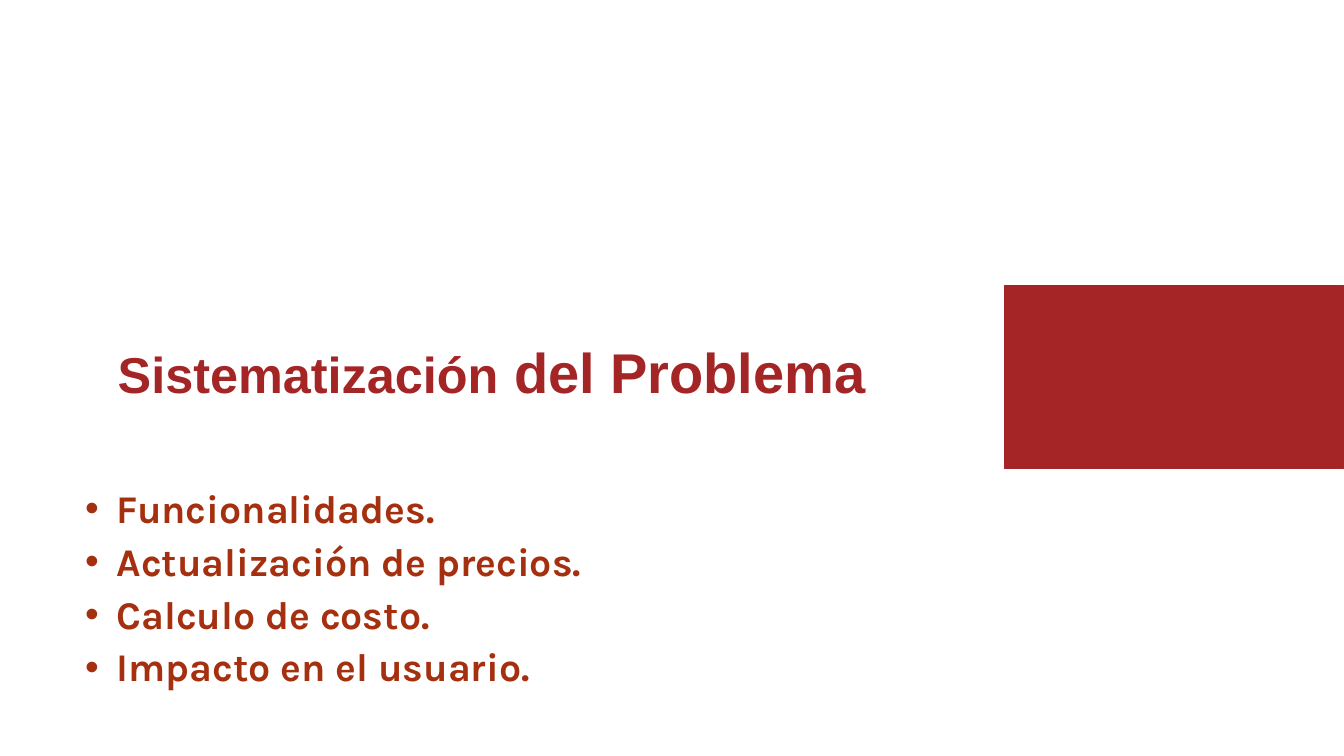
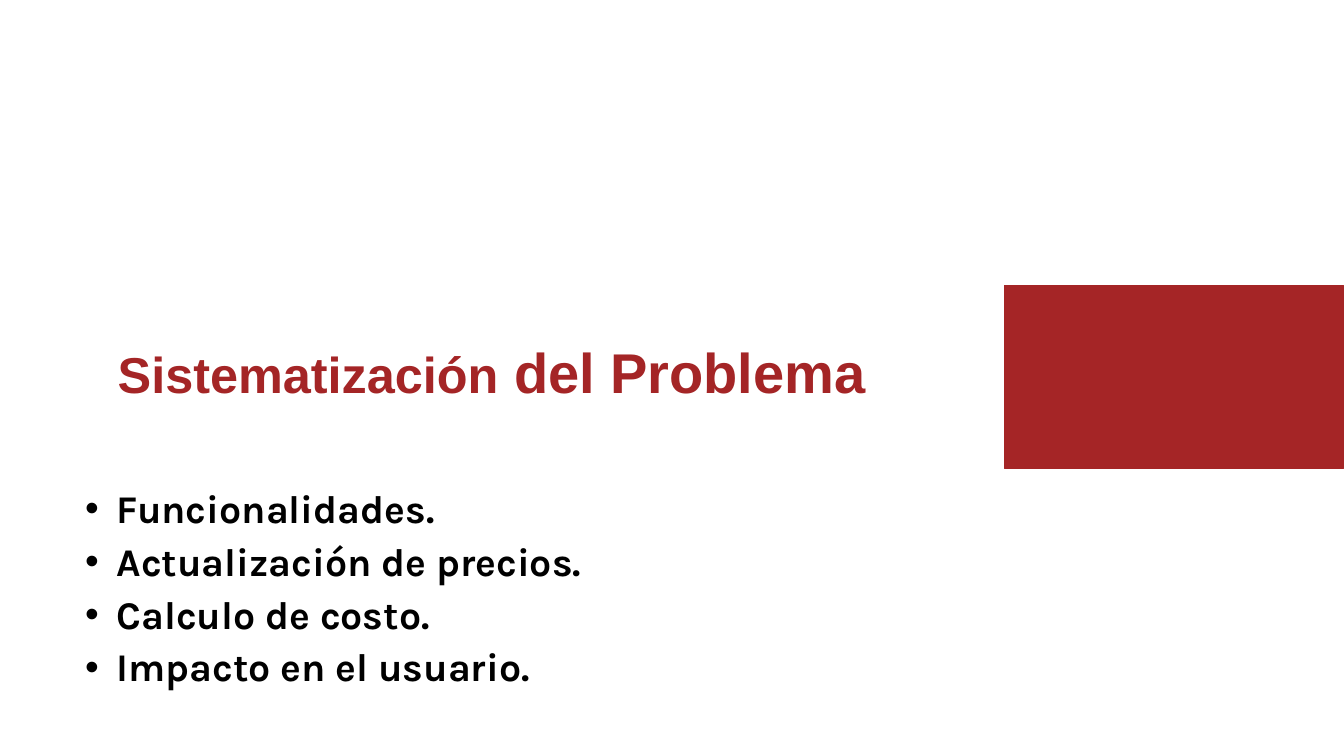
Before and after one commit to Huascar22/ProyectoPlantilla, a slide deck: slide 9 of plantilla.pptx (slide 7 before the commit). Drawn at 1344x756 pixels with LibreOffice and Linux fonts; fonts in the diff are those of the drawing; background and template pictures are left out. Boxes give left, top, right and bottom in pixels: in the first picture for what was removed or moved away, otherwise in the second. Text is boxed around its words. In the diff, an @@ line names an element or a change of style, - is before the commit and + after.

```diff
--- a/plantilla.pptx
+++ b/plantilla.pptx
@@ subtitle "Funcionalidades." at [117, 495, 581, 691]: text colour #A5300F to #000000 @@
```
Also in this commit, not shown: 5 other slides changed, 4 slides added, 1 slide removed.
